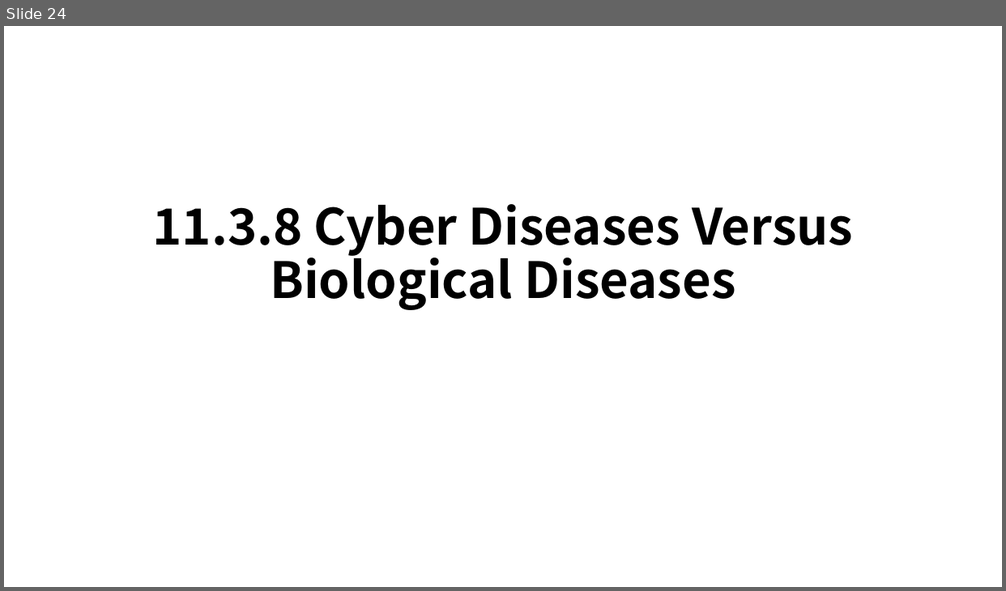
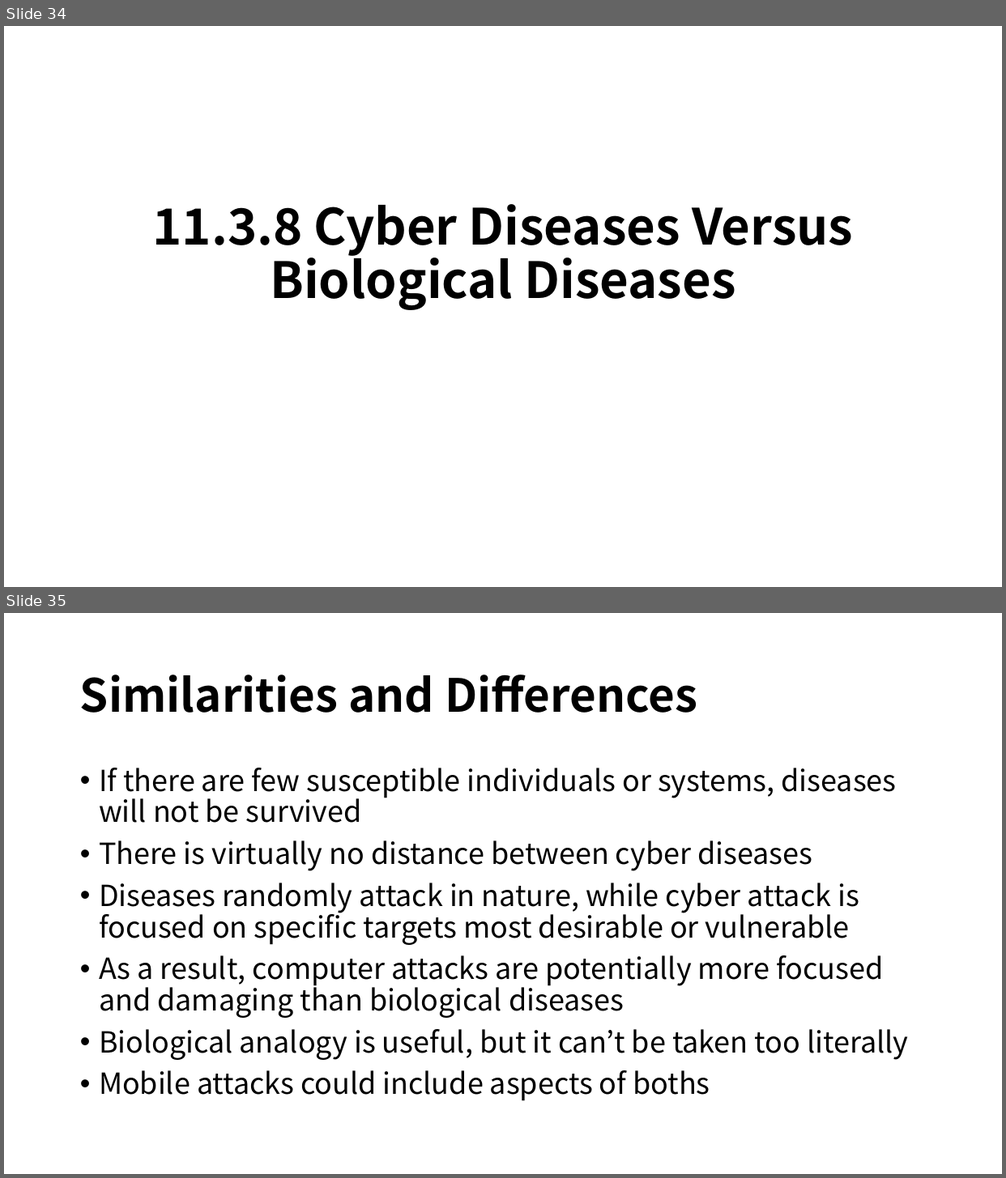
Before and after one commit to b1011dong/InformationSecutiryStudy, a slide deck: HW4/Malware.pptx. Shown one above the other, each under a label of ours: slide 24 before the commit, slides 34 and 35 after it. The pictures are 1006x591 and 1006x1178 pixels, drawn with LibreOffice and Linux fonts; fonts in the diff are those of the drawing. Boxes give left, top, right and bottom in pixels: in the first picture for what was removed or moved away, otherwise in the second. Text is boxed around its words. In the diff, an @@ line names an element or a change of style, - is before the commit and + after.

```diff
--- a/HW4/Malware.pptx
+++ b/HW4/Malware.pptx
@@ slide 35 added at [4,613,1002,1174], background #FFFFFF @@
@@ title added at [80,675,697,713], 44 pt, text #000000, bold @@
+Similarities and Differences
@@ text added at [99,768,908,1101], 28 pt, text #000000 @@
+• If there are few susceptible individuals or systems, diseases will not be survived
+• There is virtually no distance between cyber diseases
+• Diseases randomly attack in nature, while cyber attack is focused on specific targets most desirable or vulnerable
+• As a result, computer attacks are potentially more focused and damaging than biological diseases
+• Biological analogy is useful, but it can’t be taken too literally
+• Mobile attacks could include aspects of boths
@@ what was slide 24 is now slide 34 @@
```
Also in this commit, not shown: 1 slide changed, 10 other slides added.
